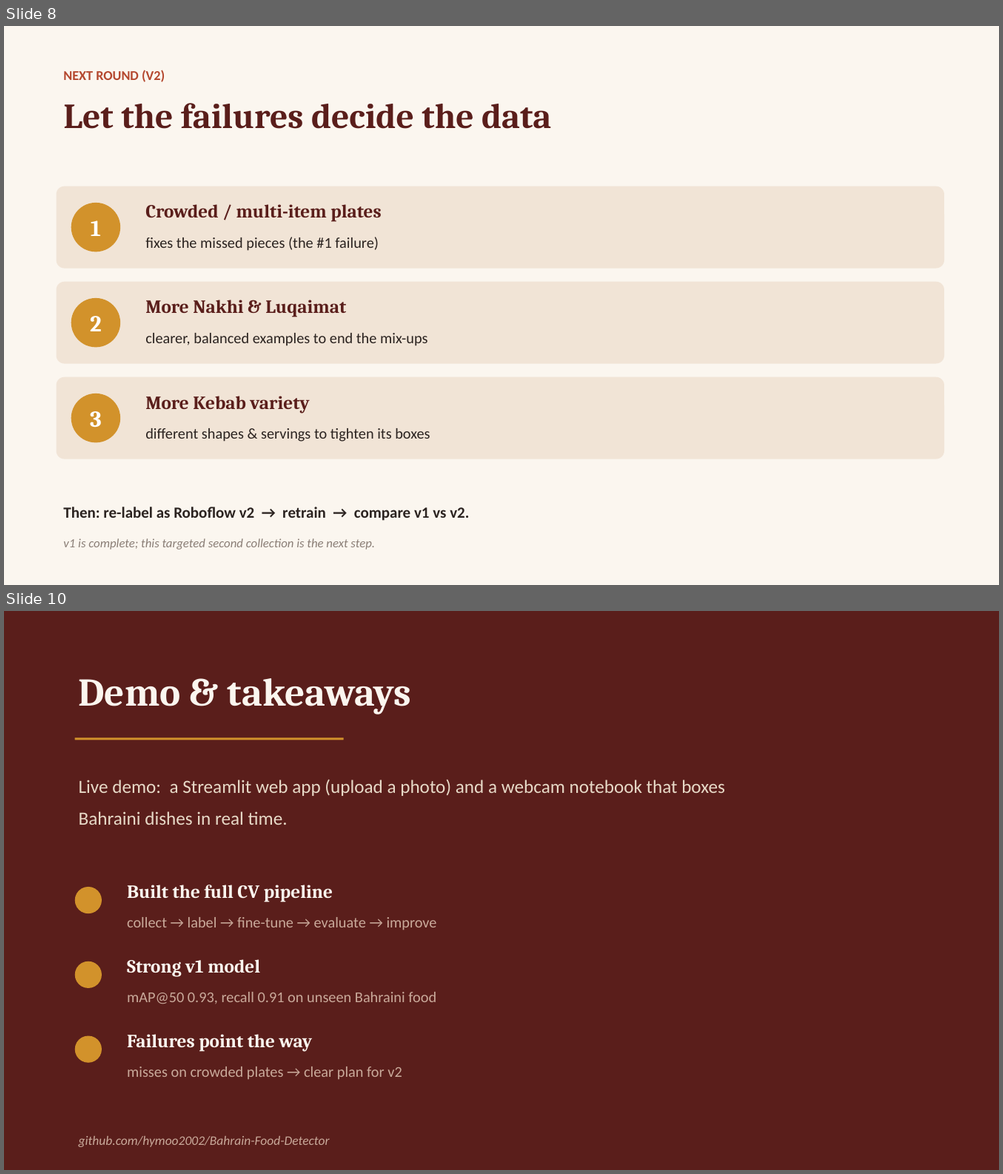
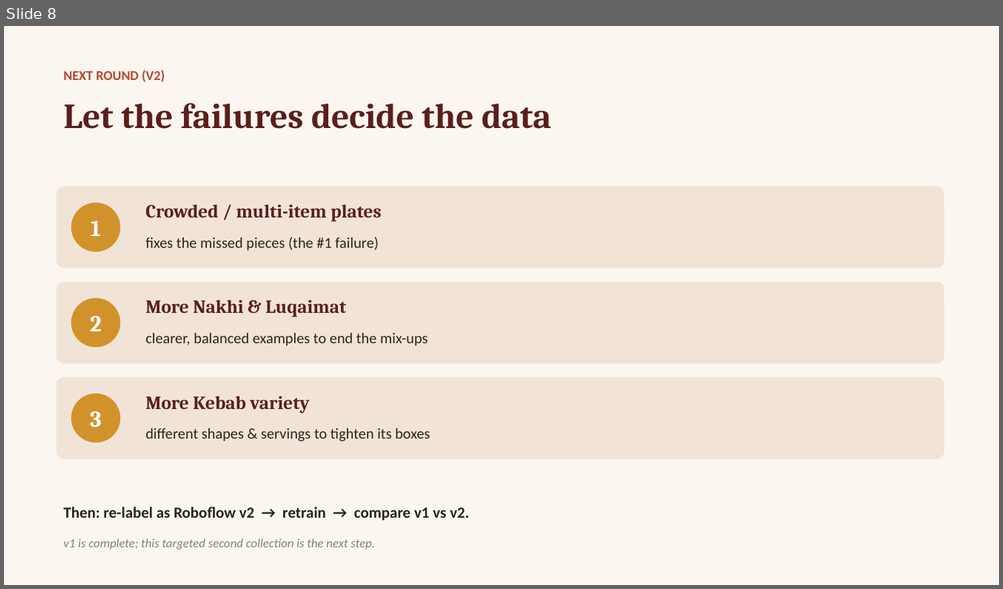
Before and after one commit to hymoo2002/Bahrain-Food-Detector, a slide deck: Bahraini_Food_Detector_Results.pptx. Shown one above the other, each under a label of ours: slides 8 and 10 before the commit, slide 8 after it; the slides between them are not shown. The pictures are 1003x1174 and 1003x589 pixels, drawn with LibreOffice and Linux fonts; fonts in the diff are those of the drawing. Boxes give left, top, right and bottom in pixels: in the first picture for what was removed or moved away, otherwise in the second. Text is boxed around its words. In the diff, an @@ line names an element or a change of style, - is before the commit and + after.

```diff
--- a/Bahraini_Food_Detector_Results.pptx
+++ b/Bahraini_Food_Detector_Results.pptx
@@ slide 10 removed at (x1=4, y1=611, x2=999, y2=1170), background #FFFFFF @@
@@ rectangle removed at (x1=4, y1=611, x2=999, y2=1170) @@
@@ text removed at (x1=79, y1=678, x2=412, y2=715) @@
-Demo & takeaways
@@ rounded rectangle removed at (x1=75, y1=738, x2=344, y2=740) @@
@@ text removed at (x1=79, y1=780, x2=725, y2=825) @@
-Live demo: a Streamlit web app (upload a photo) and a webcam notebook that boxes
-Bahraini dishes in real time.
@@ rounded rectangle removed at (x1=75, y1=887, x2=102, y2=914) @@
@@ text removed at (x1=127, y1=885, x2=333, y2=903) @@
-Built the full CV pipeline
@@ text removed at (x1=127, y1=917, x2=437, y2=930) @@
-collect → label → fine-tune → evaluate → improve
@@ rounded rectangle removed at (x1=75, y1=962, x2=102, y2=988) @@
@@ text removed at (x1=127, y1=960, x2=260, y2=977) @@
-Strong v1 model
@@ text removed at (x1=127, y1=992, x2=436, y2=1005) @@
-mAP@50 0.93, recall 0.91 on unseen Bahraini food
@@ rounded rectangle removed at (x1=75, y1=1037, x2=102, y2=1063) @@
@@ text removed at (x1=127, y1=1034, x2=313, y2=1052) @@
-Failures point the way
@@ text removed at (x1=127, y1=1067, x2=401, y2=1079) @@
-misses on crowded plates → clear plan for v2
@@ text removed at (x1=79, y1=1136, x2=330, y2=1147) @@
-github.com/hymoo2002/Bahrain-Food-Detector
```
Also in this commit, not shown: 3 slides changed, 1 other slide removed.
